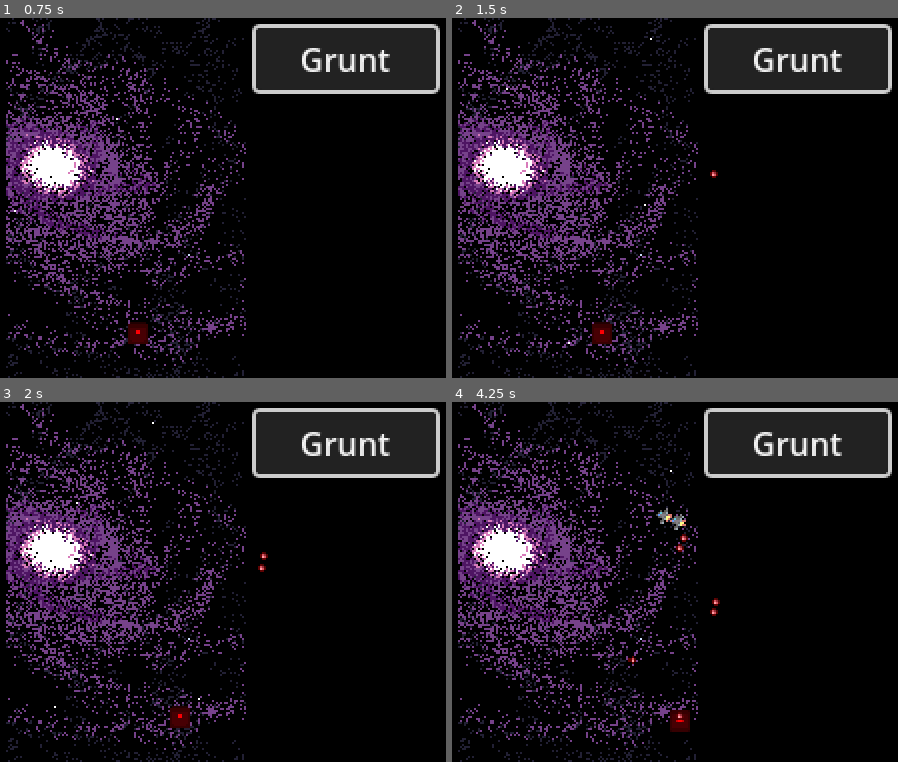
Above: before the commit, frames 1-4 (two rows, left to right).
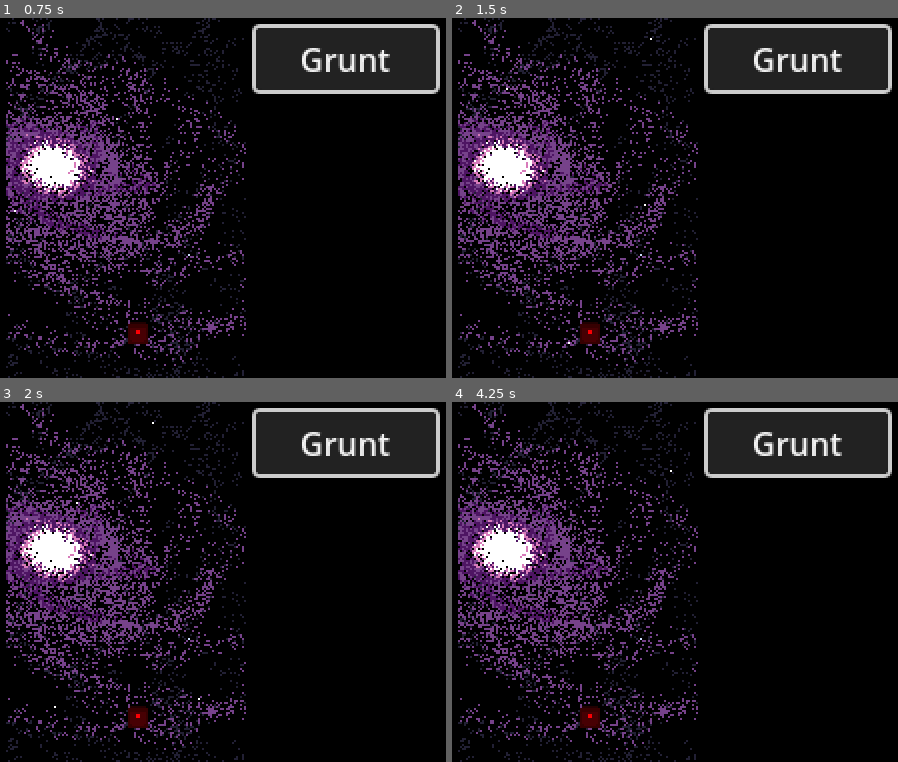
Above: after the commit, the same moments.

Repository: Tourmi/Drunk-Spaceship-Odyssey
Game: Godot game, scene res://scenes/Game.tscn
Two runs of this game, one before a commit and one after it. Both use one fixed random seed, a clock stepped at 60 frames per second and the inputs below. The engine's default icon, where the game draws it, is replaced by a stand-in: a white triangle on a blue panel in a dark square.
Inputs:
- Up to frame 1 (0.75 s): click "Grunt" at 0.5 s
- Up to frame 2 (1.5 s): tap Enter at 1.25 s; hold Right (ui_right) from 1.28 s (still down)
- Up to frame 3 (2 s): keep holding Right (ui_right)
- Up to frame 4 (4.25 s): release Right (ui_right) at 2.03 s; hold Down (ui_down) 2.03-2.78 s; hold Right (ui_right) 2.78-3.53 s; hold Up (ui_up) from 3.53 s (still down)

Frame 1 is identical in both runs. In frame 2, 0.4% of the frame differs, in the area x 28-60%, y 42-91%; in frame 3, 0.6%; in frame 4, 0.9%, in the area x 28-61%, y 29-92%.
Error after the commit: Parse Error: Class "Enemy" hides a global script class. (res://scenes/characters/enemy.gd:1)

Commit message:
Renamed files

Diff:
--- a/project.godot
+++ b/project.godot
@@ -11,14 +11,14 @@
 [application]
 
 config/name="GMTK2023"
-run/main_scene="res://scenes/Game.tscn"
+run/main_scene="res://scenes/game.tscn"
 config/features=PackedStringArray("4.1", "GL Compatibility")
 boot_splash/bg_color=Color(0.027451, 0.0470588, 0.0784314, 1)
 config/icon="res://assets/icon.svg"
 
 [autoload]
 
-Globals="*res://scripts/Globals.gd"
+Globals="*res://scripts/globals.gd"
 
 [display]
 
--- a/scenes/Bullets/Bullet.tscn
+++ b/scenes/Bullets/Bullet.tscn
@@ -1,6 +1,6 @@
 [gd_scene load_steps=4 format=3 uid="uid://yrhwlxsiqphe"]
 
-[ext_resource type="Script" path="res://scenes/Bullets/Bullet.gd" id="1_776va"]
+[ext_resource type="Script" path="res://scenes/bullets/bullet.gd" id="1_776va"]
 [ext_resource type="Texture2D" uid="uid://jhy8acikttrh" path="res://assets/pew.png" id="1_cfgw6"]
 
 [sub_resource type="CircleShape2D" id="CircleShape2D_dydl4"]
--- a/scenes/Characters/Enemies/SimpleEnemy.tscn
+++ /dev/null
@@ -1,32 +0,0 @@
-[gd_scene load_steps=7 format=3 uid="uid://bi4xwvto31oou"]
-
-[ext_resource type="Script" path="res://scenes/Characters/Enemy.gd" id="1_iwirm"]
-[ext_resource type="Texture2D" uid="uid://djegtw2p4ix8o" path="res://assets/peeceshipt.png" id="2_7jglc"]
-[ext_resource type="Script" path="res://scripts/enemy_ai_component.gd" id="3_0h24f"]
-[ext_resource type="Script" path="res://scripts/health_component.gd" id="4_qccik"]
-[ext_resource type="Script" path="res://scripts/shooter_component.gd" id="5_gb4ux"]
-[ext_resource type="PackedScene" uid="uid://yrhwlxsiqphe" path="res://scenes/Bullets/Bullet.tscn" id="6_ob1n7"]
-
-[node name="Enemy" type="PathFollow2D"]
-script = ExtResource("1_iwirm")
-enemyName = "Grunt"
-
-[node name="Sprite2D" type="Sprite2D" parent="."]
-texture_filter = 1
-position = Vector2(0, 1.19209e-07)
-texture = ExtResource("2_7jglc")
-hframes = 2
-
-[node name="Enemy_AI_Component" type="Node" parent="."]
-script = ExtResource("3_0h24f")
-firerate = 1.0
-
-[node name="Health_Component" type="Node" parent="."]
-script = ExtResource("4_qccik")
-max_health = 1
-current_health = 1
-
-[node name="Shooter_Component" type="Node2D" parent="."]
-position = Vector2(0, 4)
-script = ExtResource("5_gb4ux")
-bullet_to_spawn = ExtResource("6_ob1n7")
--- a/scenes/Characters/Enemies/grunt.tscn
+++ b/scenes/Characters/Enemies/grunt.tscn
@@ -1,6 +1,6 @@
 [gd_scene load_steps=2 format=3 uid="uid://cf7nijfhekhb2"]
 
-[ext_resource type="PackedScene" uid="uid://8uikrl1k17ve" path="res://scenes/Characters/Enemy.tscn" id="1_qilv3"]
+[ext_resource type="PackedScene" uid="uid://8uikrl1k17ve" path="res://scenes/characters/enemy.tscn" id="1_qilv3"]
 
 [node name="Enemy" instance=ExtResource("1_qilv3")]
 enemyName = "Grunt"
--- a/scenes/Characters/Enemy.tscn
+++ b/scenes/Characters/Enemy.tscn
@@ -1,11 +1,11 @@
 [gd_scene load_steps=7 format=3 uid="uid://8uikrl1k17ve"]
 
-[ext_resource type="Script" path="res://scenes/Characters/Enemy.gd" id="1_56mee"]
+[ext_resource type="Script" path="res://scenes/characters/enemy.gd" id="1_56mee"]
 [ext_resource type="Texture2D" uid="uid://djegtw2p4ix8o" path="res://assets/peeceshipt.png" id="2_iku7c"]
-[ext_resource type="Script" path="res://scripts/enemy_ai_component.gd" id="3_311je"]
-[ext_resource type="Script" path="res://scripts/health_component.gd" id="4_5xjrc"]
-[ext_resource type="Script" path="res://scripts/shooter_component.gd" id="5_ss1pt"]
-[ext_resource type="PackedScene" uid="uid://yrhwlxsiqphe" path="res://scenes/Bullets/Bullet.tscn" id="6_ooec5"]
+[ext_resource type="Script" path="res://scripts/components/enemy_ai_component.gd" id="3_311je"]
+[ext_resource type="Script" path="res://scripts/components/health_component.gd" id="4_5xjrc"]
+[ext_resource type="Script" path="res://scripts/components/shooter_component.gd" id="5_ss1pt"]
+[ext_resource type="PackedScene" uid="uid://yrhwlxsiqphe" path="res://scenes/bullets/bullet.tscn" id="6_ooec5"]
 
 [node name="Enemy" type="PathFollow2D"]
 script = ExtResource("1_56mee")
--- a/scenes/Characters/Hero.tscn
+++ b/scenes/Characters/Hero.tscn
@@ -1,10 +1,10 @@
 [gd_scene load_steps=8 format=3 uid="uid://b3nf17l55ya4t"]
 
 [ext_resource type="Texture2D" uid="uid://c6aurht8hfrn4" path="res://assets/icon.svg" id="1_b40xi"]
-[ext_resource type="Script" path="res://scenes/Characters/Hero.gd" id="1_q5ie8"]
-[ext_resource type="Script" path="res://scripts/health_component.gd" id="3_1w40q"]
-[ext_resource type="Script" path="res://scripts/shooter_component.gd" id="4_fn518"]
-[ext_resource type="PackedScene" uid="uid://yrhwlxsiqphe" path="res://scenes/Bullets/Bullet.tscn" id="5_sgdxy"]
+[ext_resource type="Script" path="res://scenes/characters/hero.gd" id="1_q5ie8"]
+[ext_resource type="Script" path="res://scripts/components/health_component.gd" id="3_1w40q"]
+[ext_resource type="Script" path="res://scripts/components/shooter_component.gd" id="4_fn518"]
+[ext_resource type="PackedScene" uid="uid://yrhwlxsiqphe" path="res://scenes/bullets/bullet.tscn" id="5_sgdxy"]
 
 [sub_resource type="CircleShape2D" id="CircleShape2D_3jy3i"]
 radius = 7.0
--- a/scenes/Game.tscn
+++ b/scenes/Game.tscn
@@ -1,10 +1,10 @@
 [gd_scene load_steps=7 format=3 uid="uid://ug4m5hagellp"]
 
-[ext_resource type="Script" path="res://scenes/Game.gd" id="1_aruh1"]
+[ext_resource type="Script" path="res://scenes/game.gd" id="1_aruh1"]
 [ext_resource type="Texture2D" uid="uid://cmp3cgcchj24k" path="res://assets/bckgrindpng.png" id="1_pi6ah"]
-[ext_resource type="PackedScene" uid="uid://c70l28kl2we5q" path="res://scenes/UI/RightPanel.tscn" id="1_ric2v"]
-[ext_resource type="PackedScene" uid="uid://wjvxpan3jpey" path="res://scenes/UI/LeftPanel.tscn" id="3_j66l3"]
-[ext_resource type="PackedScene" uid="uid://b3nf17l55ya4t" path="res://scenes/Characters/Hero.tscn" id="4_4mj10"]
+[ext_resource type="PackedScene" uid="uid://c70l28kl2we5q" path="res://scenes/ui/RightPanel.tscn" id="1_ric2v"]
+[ext_resource type="PackedScene" uid="uid://wjvxpan3jpey" path="res://scenes/ui/LeftPanel.tscn" id="3_j66l3"]
+[ext_resource type="PackedScene" uid="uid://b3nf17l55ya4t" path="res://scenes/characters/Hero.tscn" id="4_4mj10"]
 
 [sub_resource type="Curve2D" id="Curve2D_xxt0h"]
 _data = {
--- a/scenes/UI/RightPanel.tscn
+++ b/scenes/ui/right_panel.tscn
@@ -1,6 +1,6 @@
 [gd_scene load_steps=3 format=3 uid="uid://c70l28kl2we5q"]
 
-[ext_resource type="PackedScene" uid="uid://dqxju1ulw2ldk" path="res://scenes/UI/SpawnButton.tscn" id="1_81mvk"]
+[ext_resource type="PackedScene" uid="uid://dqxju1ulw2ldk" path="res://scenes/ui/spawn_button.tscn" id="1_81mvk"]
 
 [sub_resource type="PlaceholderTexture2D" id="PlaceholderTexture2D_4ksrw"]
 size = Vector2(100, 180)
--- a/scenes/UI/SpawnButton.tscn
+++ b/scenes/ui/spawn_button.tscn
@@ -1,10 +1,10 @@
 [gd_scene load_steps=3 format=3 uid="uid://dqxju1ulw2ldk"]
 
-[ext_resource type="Script" path="res://scenes/UI/SpawnButton.gd" id="1_x3p6m"]
-[ext_resource type="PackedScene" uid="uid://cf7nijfhekhb2" path="res://scenes/Characters/Enemies/grunt.tscn" id="2_kib1p"]
+[ext_resource type="Script" path="res://scenes/ui/spawn_button.gd" id="1_x3p6m"]
+[ext_resource type="PackedScene" uid="uid://cf7nijfhekhb2" path="res://scenes/characters/enemies/grunt.tscn" id="2_kib1p"]
 
 [node name="SpawnButton" type="Button"]
-text = "default"
+text = "Grunt"
 script = ExtResource("1_x3p6m")
 enemyToSpawn = ExtResource("2_kib1p")
 
Renamed: scenes/UI/LeftPanel.tscn -> scenes/ui/left_panel.tscn
Renamed: scenes/UI/SpawnButton.gd -> scenes/ui/spawn_button.gd
Renamed: scripts/enemy_ai_component.gd -> scripts/components/enemy_ai_component.gd
Renamed: scripts/health_component.gd -> scripts/components/health_component.gd
Renamed: scripts/shooter_component.gd -> scripts/components/shooter_component.gd
